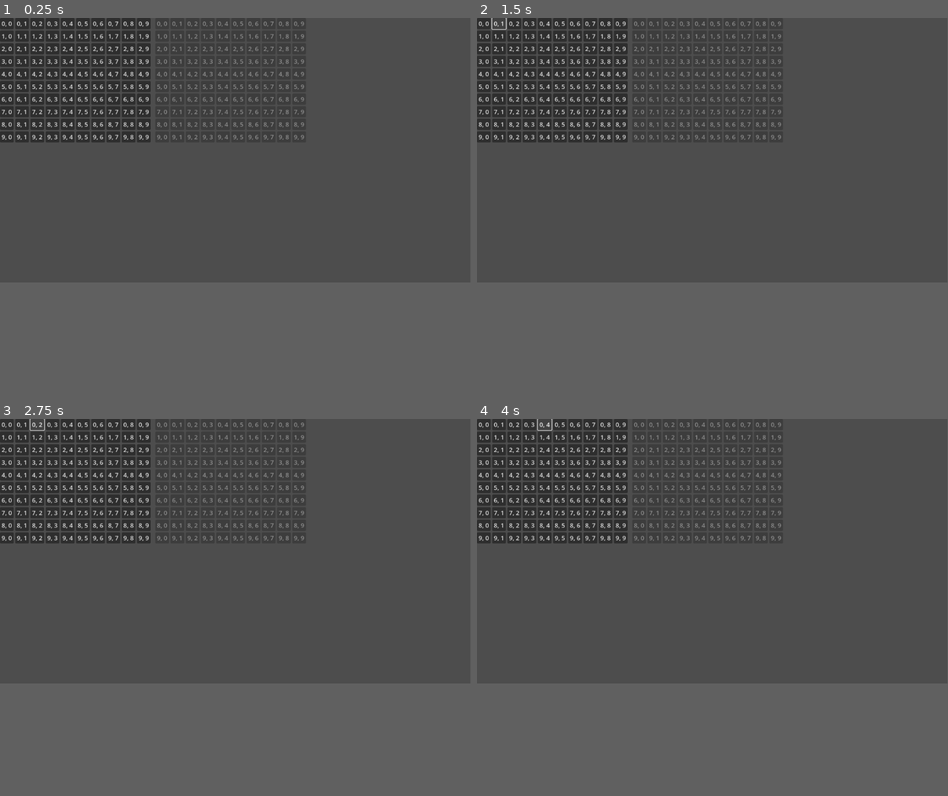
Above: before the commit, frames 1-4 (two rows, left to right).
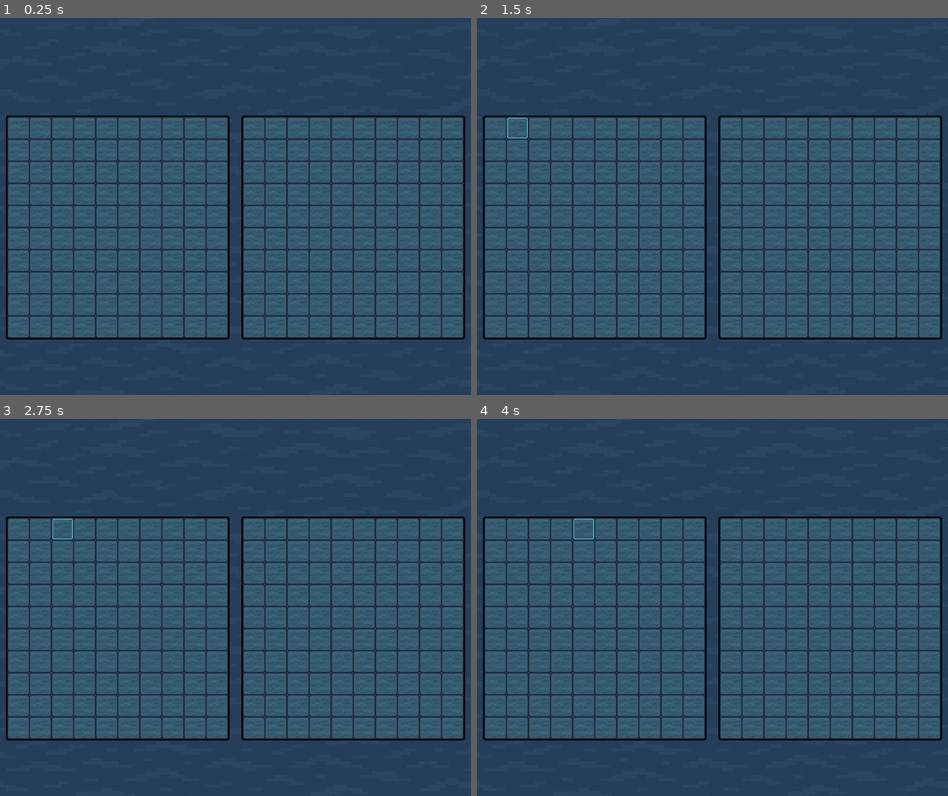
Above: after the commit, the same moments.

Repository: UNLAM-PROG-C/2025-PROGC-Q2-M2
Game: Godot game, scene res://scenes/game/board.tscn
The game is run twice, just before and just after one commit, with the same random seed, the same clock (stepped at 60 frames per second) and the same inputs. This scene is started directly instead of the project's main scene.
Inputs (mouse positions are in pixels of both pictures, inside the frame that each line leads up to; where the layout moved, square brackets give the same spot in the first picture):
- Up to frame 1 (0.25 s): no input
- Up to frame 2 (1.5 s): click (495, 93) [481, 21] at 0.5 s; click (519, 93) [500, 21] at 1.25 s
- Up to frame 3 (2.75 s): click (61, 494) [37, 422] at 2 s
- Up to frame 4 (4 s): click (561, 494) [528, 422] at 2.75 s; click (585, 494) [542, 422] at 3.5 s
In our replay, the window is 799x449 before the commit and 800x640 after it. These sizes can differ from the game's own. Grey fills any space a smaller window leaves; there, only what the larger window draws over its background counts as a difference.

The runs differ from the first frame. In frame 1, 85% of the frame differs, in the area x 0-100%, y 0-100%; in frame 2, 85%; in frame 3, 85%; in frame 4, 85%.

Commit message:
Agrego board con sprites

Diff:
--- a/TP-Integrador/project.godot
+++ b/TP-Integrador/project.godot
@@ -19,6 +19,15 @@
 
 ConnectionState="*res://network/connection.gd"
 
+[display]
+
+window/size/viewport_width=1280
+window/size/viewport_height=1024
+window/size/window_width=1280
+window/size/window_height=1024
+window/stretch/mode="viewport"
+window/stretch/aspect="keep"
+
 [input]
 
 rotate={
--- a/TP-Integrador/scenes/game/board.tscn
+++ b/TP-Integrador/scenes/game/board.tscn
@@ -1,31 +1,98 @@
-[gd_scene load_steps=3 format=3 uid="uid://bk11sf0nj8sgg"]
+[gd_scene load_steps=5 format=3 uid="uid://bk11sf0nj8sgg"]
 
 [ext_resource type="Script" uid="uid://c5a2bjris1o38" path="res://scripts/connection_manager.gd" id="1_okguv"]
 [ext_resource type="Script" uid="uid://na6xxkfa0qcf" path="res://scripts/board.gd" id="2_3eqlr"]
+[ext_resource type="Texture2D" uid="uid://0rhnr022y0wb" path="res://assets/background.png" id="3_j15tx"]
+
+[sub_resource type="StyleBoxFlat" id="1"]
+content_margin_left = 0.0
+content_margin_top = 0.0
+content_margin_right = 0.0
+content_margin_bottom = 0.0
+bg_color = Color(0, 0, 0, 0)
+border_width_left = 4
+border_width_top = 4
+border_width_right = 4
+border_width_bottom = 4
+border_color = Color(0, 0, 0, 1)
+corner_radius_top_left = 6
+corner_radius_top_right = 6
+corner_radius_bottom_right = 6
+corner_radius_bottom_left = 6
 
 [node name="Board" type="Control"]
+custom_minimum_size = Vector2(1280, 1024)
 layout_mode = 3
 anchors_preset = 0
+mouse_filter = 1
 script = ExtResource("1_okguv")
 
-[node name="HFlowContainer" type="HSplitContainer" parent="."]
-layout_mode = 0
-offset_right = 29.0
-offset_bottom = 14.0
-scale = Vector2(0.95572484, 0.8816172)
-dragging_enabled = false
+[node name="Background" type="TextureRect" parent="."]
+texture_repeat = 1
+layout_mode = 1
+anchors_preset = 15
+anchor_right = 1.0
+anchor_bottom = 1.0
+grow_horizontal = 2
+grow_vertical = 2
+mouse_filter = 2
+texture = ExtResource("3_j15tx")
+expand_mode = 1
+stretch_mode = 3
+
+[node name="HFlowContainer" type="HBoxContainer" parent="."]
+layout_mode = 1
+anchors_preset = 15
+anchor_right = 1.0
+anchor_bottom = 1.0
+offset_top = 116.0
+offset_bottom = -151.0
+grow_horizontal = 2
+grow_vertical = 2
+theme_override_constants/separation = 32
+alignment = 1
 script = ExtResource("2_3eqlr")
 
-[node name="VFlowContainer" type="VFlowContainer" parent="HFlowContainer"]
+[node name="Player1Panel" type="Panel" parent="HFlowContainer"]
+custom_minimum_size = Vector2(608, 608)
 layout_mode = 2
+size_flags_horizontal = 8
+size_flags_vertical = 8
+theme_override_styles/panel = SubResource("1")
 
-[node name="Player1Board" type="GridContainer" parent="HFlowContainer/VFlowContainer"]
-layout_mode = 2
+[node name="Player1Board" type="GridContainer" parent="HFlowContainer/Player1Panel"]
+layout_mode = 1
+anchors_preset = 15
+anchor_right = 1.0
+anchor_bottom = 1.0
+offset_left = 4.0
+offset_top = 4.0
+offset_right = -4.0
+offset_bottom = -4.0
+size_flags_horizontal = 4
+size_flags_vertical = 4
+theme_override_constants/h_separation = 0
+theme_override_constants/v_separation = 0
 columns = 10
 
-[node name="VFlowContainer2" type="VFlowContainer" parent="HFlowContainer"]
+[node name="Player2Panel" type="Panel" parent="HFlowContainer"]
+custom_minimum_size = Vector2(608, 608)
 layout_mode = 2
+size_flags_horizontal = 8
+size_flags_vertical = 8
+theme_override_styles/panel = SubResource("1")
 
-[node name="Player2Board" type="GridContainer" parent="HFlowContainer/VFlowContainer2"]
-layout_mode = 2
+[node name="Player2Board" type="GridContainer" parent="HFlowContainer/Player2Panel"]
+layout_mode = 1
+anchors_preset = 15
+anchor_right = 1.0
+anchor_bottom = 1.0
+offset_left = 4.0
+offset_top = 4.0
+offset_right = -4.0
+offset_bottom = -4.0
+size_flags_horizontal = 4
+size_flags_vertical = 4
+theme_override_constants/h_separation = 0
+theme_override_constants/v_separation = 0
 columns = 10
--- a/TP-Integrador/scripts/board.gd
+++ b/TP-Integrador/scripts/board.gd
@@ -1,22 +1,40 @@
 extends Node
 
-@onready var grid_player_1 = $VFlowContainer/Player1Board
-@onready var grid_player_2 = $VFlowContainer2/Player2Board
+@onready var grid_player_1 = $Player1Panel/Player1Board
+@onready var grid_player_2 = $Player2Panel/Player2Board
 
 const GRID_SIZE := 10
+const CELL_PIXEL_SIZE := 60
+const TILE_ATLAS := preload("res://assets/cells.png")
+const TILE_RECTS := {
+	"base": Rect2i(Vector2i(73, 98), Vector2i(428, 393)),
+	"hit": Rect2i(Vector2i(535, 98), Vector2i(415, 393)),
+	"miss": Rect2i(Vector2i(73, 525), Vector2i(428, 393)),
+	"hover": Rect2i(Vector2i(535, 525), Vector2i(415, 393)),
+}
 
 const CellButton = preload("res://scenes/game/cell_button.tscn")
+
+enum CellVisualState {
+	BASE,
+	HIT,
+	MISS,
+}
 
 # This will be the grid for the current player
 var button_grid_player_1 := []
 # This will be the grid for the oponent
 var button_grid_player_2 := []
+var player_cell_states := []
+var opponent_cell_states := []
 var pre_start_mode := true
 var current_ship_size := 0
 var current_orientation := "horizontal"
-var highlighted_cells := []
+var highlighted_cells: Array[Vector2i] = []
 var last_hover_start := Vector2i(-1, -1)
 var last_hover_end := Vector2i(-1, -1)
+var cell_styles := {}
+var hover_style: StyleBoxTexture
 
 func _input(event):
 	if event.is_action_released("rotate"):
@@ -27,30 +45,43 @@
 		_on_cell_hover_enter(last_hover_start.x, last_hover_start.y)
 
 func _ready() -> void:
+	_init_styles()
 	for row in range(GRID_SIZE):
 		var row_array := []
+		var state_row := []
 		for col in range(GRID_SIZE):
 			var btn = CellButton.instantiate()
 			btn.name = "Cell_%d_%d" % [row, col]
-			btn.text = "%d, %d" % [row, col]
+			btn.text = ""
+			btn.custom_minimum_size = Vector2(CELL_PIXEL_SIZE, CELL_PIXEL_SIZE)
+			btn.focus_mode = Control.FOCUS_NONE
 			btn.pressed.connect(_on_cell_pressed.bind(row, col))
 			btn.mouse_entered.connect(_on_cell_hover_enter.bind(row, col))
 			btn.mouse_exited.connect(_on_cell_hover_exit)
+			_apply_style(btn, CellVisualState.BASE, false, true)
 			grid_player_1.add_child(btn)
 			row_array.append(btn)
+			state_row.append(CellVisualState.BASE)
 		button_grid_player_1.append(row_array)
+		player_cell_states.append(state_row)
 
 	for row in range(GRID_SIZE):
 		var row_array := []
+		var state_row := []
 		for col in range(GRID_SIZE):
 			var btn = CellButton.instantiate()
 			btn.name = "Cell_%d_%d" % [row, col]
-			btn.text = "%d, %d" % [row, col]
+			btn.text = ""
+			btn.custom_minimum_size = Vector2(CELL_PIXEL_SIZE, CELL_PIXEL_SIZE)
+			btn.focus_mode = Control.FOCUS_NONE
 			btn.pressed.connect(_hit_boat.bind(row, col))
 			btn.disabled = true
+			_apply_style(btn, CellVisualState.BASE, true, false)
 			grid_player_2.add_child(btn)
 			row_array.append(btn)
+			state_row.append(CellVisualState.BASE)
 		button_grid_player_2.append(row_array)
+		opponent_cell_states.append(state_row)
 
 
 func _hit_boat(x: int, y: int):
@@ -78,7 +109,7 @@
 	clear_highlight()
 
 	last_hover_start = Vector2i(row, col)
-	var cells_to_highlight: Array = []
+	var cells_to_highlight: Array[Vector2i] = []
 	var r := row
 	var c := col
 
@@ -94,26 +125,34 @@
 		if r >= GRID_SIZE or c >= GRID_SIZE:
 			return
 
-		cells_to_highlight.append(button_grid_player_1[r][c])
+		var button: Button = button_grid_player_1[r][c]
+		if button.disabled or player_cell_states[r][c] != CellVisualState.BASE:
+			return
+
+		cells_to_highlight.append(Vector2i(r, c))
 
 	# The last valid cell is your "end"
 	last_hover_end = Vector2i(r, c)
 
 	# Highlight
-	for btn in cells_to_highlight:
-		var style := StyleBoxFlat.new()
-		style.bg_color = Color(1.0, 0.654, 0.44, 0.6)
-		btn.add_theme_stylebox_override("normal", style)
-		btn.add_theme_stylebox_override("hover", style)
-
-	highlighted_cells = cells_to_highlight
+	for coords in cells_to_highlight:
+		var row_idx: int = coords.x
+		var col_idx: int = coords.y
+		var button: Button = button_grid_player_1[row_idx][col_idx]
+		if button.disabled or player_cell_states[row_idx][col_idx] != CellVisualState.BASE:
+			continue
+		_apply_hover_override(button)
+		highlighted_cells.append(Vector2i(row_idx, col_idx))
 
 func _on_cell_hover_exit():
 	clear_highlight()
 
 func clear_highlight():
-	for btn in highlighted_cells:
-		btn.remove_theme_stylebox_override("normal")
+	for coords in highlighted_cells:
+		var row_idx: int = coords.x
+		var col_idx: int = coords.y
+		var button: Button = button_grid_player_1[row_idx][col_idx]
+		_apply_style(button, player_cell_states[row_idx][col_idx], button.disabled, true)
 	highlighted_cells.clear()
 	last_hover_start = Vector2i(-1, -1)
 	last_hover_end = Vector2i(-1, -1)
@@ -126,9 +165,91 @@
 		for row in button_grid_player_2:
 			for button in row:
 				button.disabled = false
+		_refresh_opponent_styles()
 	pre_start_mode = false
 
 func switch_to_waiting_for_other_player():
-	for row in button_grid_player_1:
-			for button in row:
-				button.disabled = true
+	clear_highlight()
+	for row_idx in range(GRID_SIZE):
+		for col_idx in range(GRID_SIZE):
+			var button: Button = button_grid_player_1[row_idx][col_idx]
+			_apply_style(button, player_cell_states[row_idx][col_idx], true, true)
+
+func update_player_cell_from_value(row: int, col: int, value: int) -> void:
+	match value:
+		2:
+			set_player_cell_state(row, col, CellVisualState.HIT, true)
+		3:
+			set_player_cell_state(row, col, CellVisualState.MISS, true)
+		1:
+			set_player_cell_state(row, col, CellVisualState.BASE, true)
+		_:
+			var button: Button = button_grid_player_1[row][col]
+			var should_disable := button.disabled
+			if pre_start_mode:
+				should_disable = false
+			set_player_cell_state(row, col, CellVisualState.BASE, should_disable)
+
+func update_opponent_cell_from_value(row: int, col: int, value: int, disabled: bool) -> void:
+	match value:
+		2:
+			set_opponent_cell_state(row, col, CellVisualState.HIT, disabled)
+		3:
+			set_opponent_cell_state(row, col, CellVisualState.MISS, disabled)
+		_:
+			set_opponent_cell_state(row, col, CellVisualState.BASE, disabled)
+
+func set_player_cell_state(row: int, col: int, state: int, disabled_override: Variant = null) -> void:
+	player_cell_states[row][col] = state
+	var button: Button = button_grid_player_1[row][col]
+	var disabled_state := button.disabled
+	if disabled_override != null:
+		disabled_state = disabled_override
+	_apply_style(button, state, disabled_state, true)
+	if state == CellVisualState.BASE and not disabled_state and highlighted_cells.has(Vector2i(row, col)):
+		_apply_hover_override(button)
+
+func set_opponent_cell_state(row: int, col: int, state: int, disabled: bool) -> void:
+	opponent_cell_states[row][col] = state
+	var button: Button = button_grid_player_2[row][col]
+	_apply_style(button, state, disabled, false)
+
+func _refresh_opponent_styles() -> void:
+	for row_idx in range(GRID_SIZE):
+		for col_idx in range(GRID_SIZE):
+			var button: Button = button_grid_player_2[row_idx][col_idx]
+			_apply_style(button, opponent_cell_states[row_idx][col_idx], button.disabled, false)
+
+func _apply_hover_override(button: Button) -> void:
+	button.add_theme_stylebox_override("normal", hover_style)
+	button.add_theme_stylebox_override("hover", hover_style)
+	button.add_theme_stylebox_override("pressed", hover_style)
+
+func _init_styles() -> void:
+	if not cell_styles.is_empty():
+		return
+	cell_styles[CellVisualState.BASE] = _create_style(TILE_RECTS["base"])
+	cell_styles[CellVisualState.HIT] = _create_style(TILE_RECTS["hit"])
+	cell_styles[CellVisualState.MISS] = _create_style(TILE_RECTS["miss"])
+	hover_style = _create_style(TILE_RECTS["hover"])
+
+func _create_style(region: Rect2i) -> StyleBoxTexture:
+	var atlas := AtlasTexture.new()
+	atlas.atlas = TILE_ATLAS
+	atlas.region = region
+	var style := StyleBoxTexture.new()
+	style.texture = atlas
+	style.draw_center = true
+	style.set_expand_margin_all(0)
+	return style
+
+func _apply_style(button: Button, state: int, disabled: bool, allow_hover: bool) -> void:
+	var style: StyleBoxTexture = cell_styles.get(state, cell_styles[CellVisualState.BASE])
+	button.disabled = disabled
+	button.add_theme_stylebox_override("normal", style)
+	button.add_theme_stylebox_override("disabled", style)
+	button.add_theme_stylebox_override("pressed", style)
+	if allow_hover and not disabled and state == CellVisualState.BASE:
+		button.add_theme_stylebox_override("hover", hover_style)
+	else:
+		button.add_theme_stylebox_override("hover", style)
--- a/TP-Integrador/scripts/connection_manager.gd
+++ b/TP-Integrador/scripts/connection_manager.gd
@@ -57,50 +57,14 @@
 	for i in range(100):
 		var row: int = i / 10
 		var col: int = i % 10
-		var button: Button = game_board.button_grid_player_1[row][col]
-		match payload[i + 2]:
-			0:
-				if button not in game_board.highlighted_cells:
-					var style := StyleBoxFlat.new()
-					style.bg_color = Color(0.0, 0.624, 0.953, 1.0)
-					button.add_theme_stylebox_override("disabled", style)
-					button.add_theme_stylebox_override("normal", style)
-			1:
-				button.disabled = true
-				var style := StyleBoxFlat.new()
-				style.bg_color = Color(0.992, 0.0, 0.836, 1.0)
-				button.add_theme_stylebox_override("disabled", style)
-			2:
-				var style := StyleBoxFlat.new()
-				style.bg_color = Color(1.0, 0.0, 0.141, 1.0)
-				button.add_theme_stylebox_override("disabled", style)
-			3:
-				var style := StyleBoxFlat.new()
-				style.bg_color = Color(0.672, 0.496, 0.337, 1.0)
-				button.add_theme_stylebox_override("disabled", style)
+		game_board.update_player_cell_from_value(row, col, payload[i + 2])
 
 	for i in range(100):
 		var row: int = i / 10
 		var col: int = i % 10
-		var button: Button = game_board.button_grid_player_2[row][col]
-		match payload[i + 102]:
-			0:
-				var style := StyleBoxFlat.new()
-				style.bg_color = Color(0.0, 0.624, 0.953, 1.0)
-				button.add_theme_stylebox_override("disabled", style)
-				button.add_theme_stylebox_override("normal", style)
-			1:
-				pass
-			2:
-				button.disabled = true
-				var style := StyleBoxFlat.new()
-				style.bg_color = Color(0.144, 0.713, 0.0, 1.0)
-				button.add_theme_stylebox_override("disabled", style)
-			3:
-				button.disabled = true
-				var style := StyleBoxFlat.new()
-				style.bg_color = Color(1.0, 0.323, 0.207, 1.0)
-				button.add_theme_stylebox_override("disabled", style)
+		var cell_value := payload[i + 102]
+		var disable_target := cell_value == 2 or cell_value == 3
+		game_board.update_opponent_cell_from_value(row, col, cell_value, disable_target)
 
 func _handle_disconnection():
 	ConnectionState.tcp = null
Binary file added: TP-Integrador/assets/background.png
Not shown, added: TP-Integrador/assets/background.png.import
Binary file added: TP-Integrador/assets/cells.png
Not shown, added: TP-Integrador/assets/cells.png.import
Binary file added: TP-Integrador/assets/ships_sheet.png
